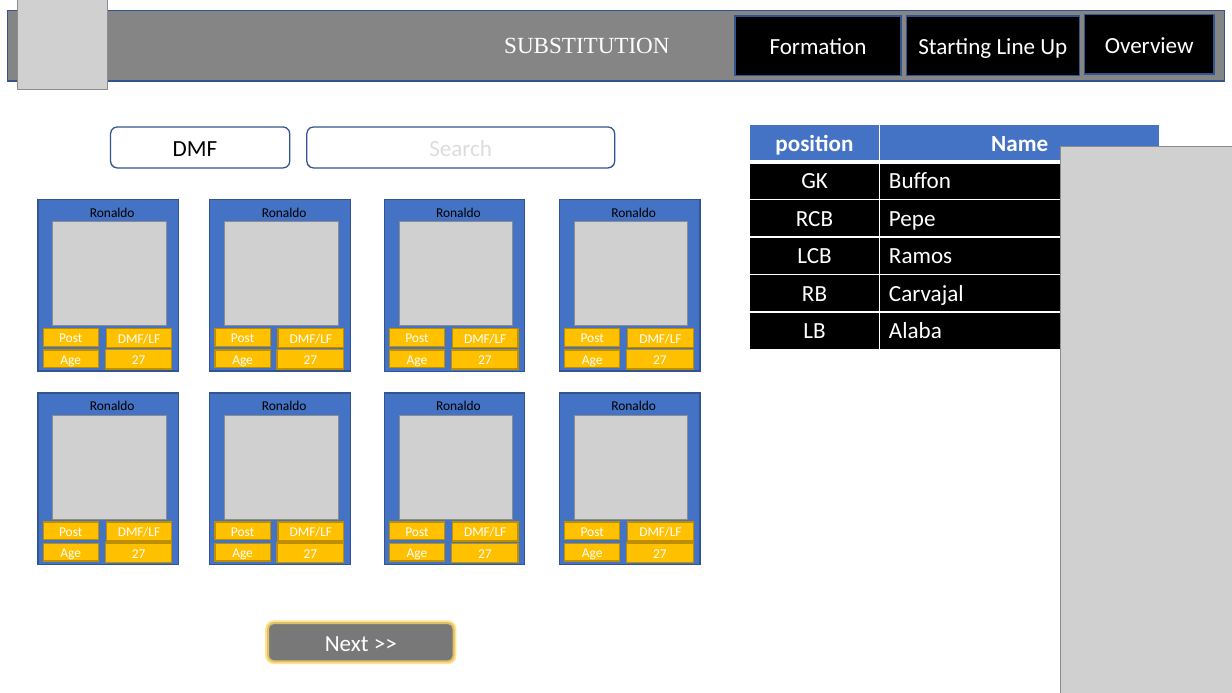
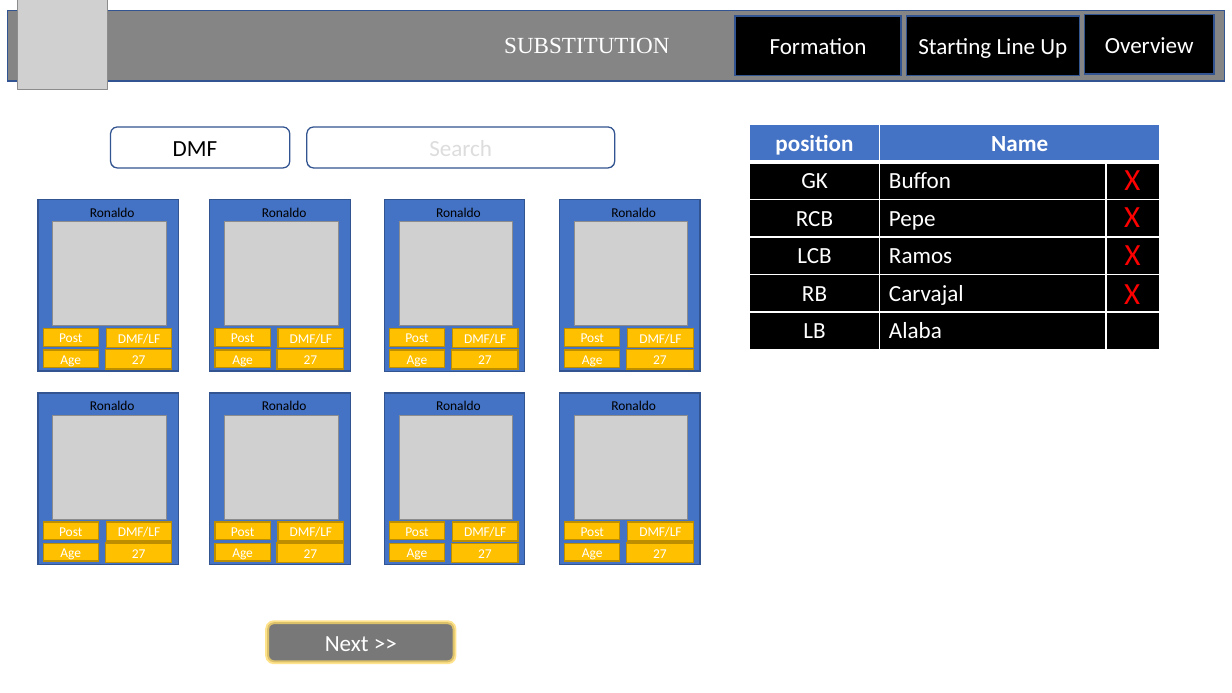
Before and after one commit to HidayatFahmi/DibimbingGIT1, a slide deck: slide 3 of Projects/FootballPlayer/Football.pptx. Drawn at 1232x693 pixels with LibreOffice and Linux fonts; fonts in the diff are those of the drawing; grey boxes stand for pictures; background and template pictures are left out. Boxes give left, top, right and bottom in pixels: in the first picture for what was removed or moved away, otherwise in the second. Text is boxed around its words. In the diff, an @@ line names an element or a change of style, - is before the commit and + after.

```diff
--- a/Projects/FootballPlayer/Football.pptx
+++ b/Projects/FootballPlayer/Football.pptx
@@ picture removed at box(1061, 146, 1232, 693) @@
@@ line added from (1106, 162) to (1106, 350), #FFFFFF 1.5 pt @@
@@ text added at box(1124, 170, 1140, 190), 24 pt, text #FF0000 @@
+X
@@ text added at box(1124, 207, 1140, 227), 24 pt, text #FF0000 @@
+X
@@ text added at box(1125, 245, 1141, 265), 24 pt, text #FF0000 @@
+X
@@ text added at box(1124, 284, 1140, 312), 24 pt, text #FF0000 @@
+X
```
Also in this commit, not shown: 1 other slide changed, 7 other files.
